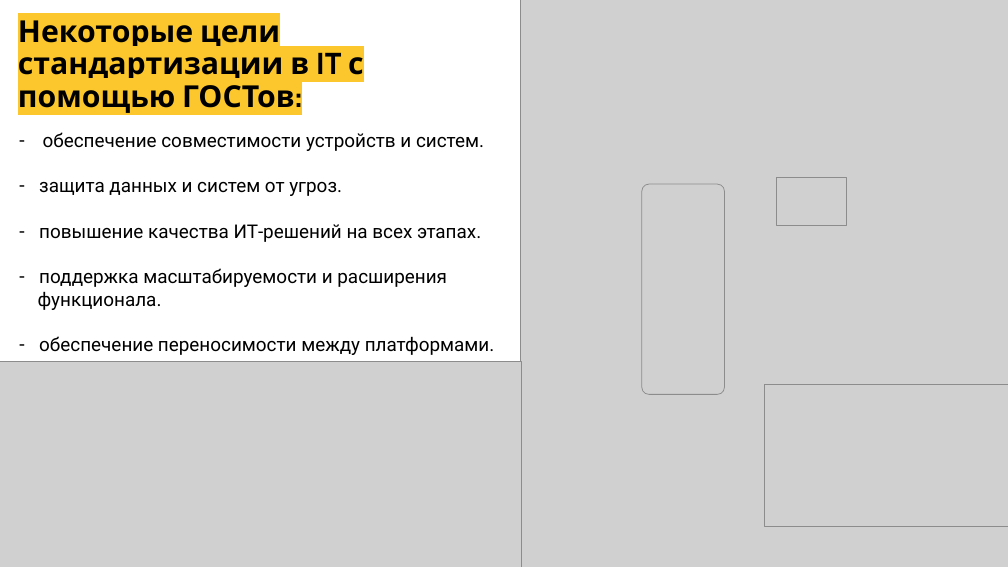
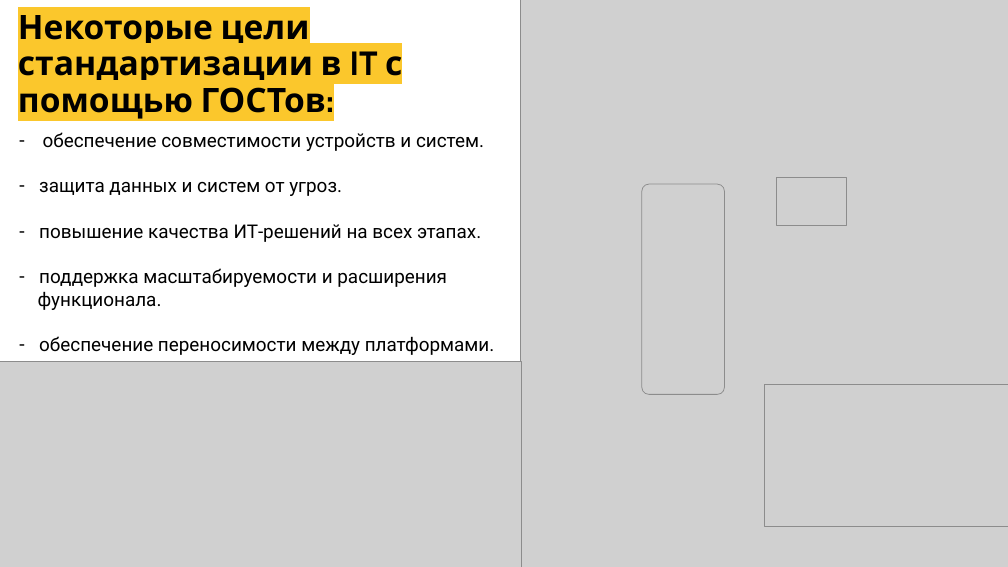
Before and after one commit to N0TEthis/DZ__ARH, a slide deck: slide 3 of CompSET/PRESENTATION/Презентация омг (1).pptx. Drawn at 1008x567 pixels with LibreOffice and Linux fonts; fonts in the diff are those of the drawing; grey boxes stand for pictures. Boxes give left, top, right and bottom in pixels: in the first picture for what was removed or moved away, otherwise in the second. Text is boxed around its words. In the diff, an @@ line names an element or a change of style, - is before the commit and + after.

```diff
--- a/CompSET/PRESENTATION/Презентация омг (1).pptx
+++ b/CompSET/PRESENTATION/Презентация омг (1).pptx
@@ title "Некоторые цели стандартизации в IT ..." at [18,15,402,119]: size 28.8 to 32 pt @@
```
Also in this commit, not shown: 6 other slides changed, 1 slide added, 5 other files.
